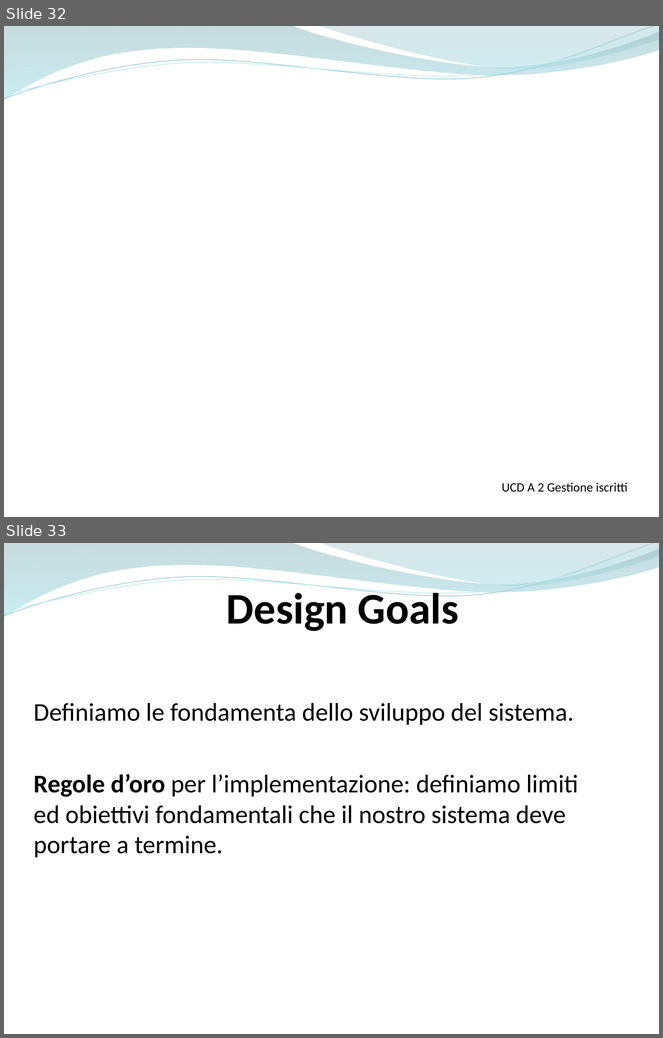
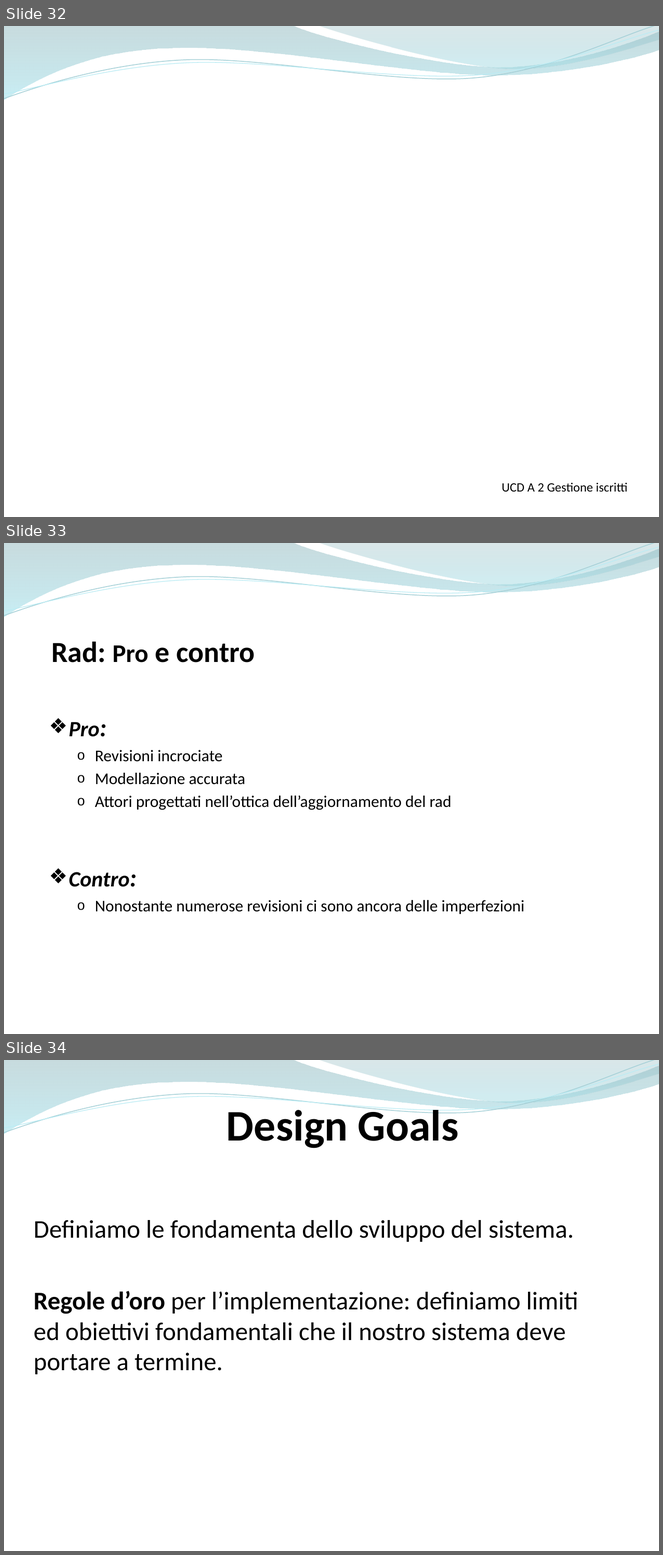
Before and after one commit to ammirate/at-silo, a slide deck: Presentazione/Atsilo1/[BOZZA] Atsilo_A_PresentazioneFinale copia.pptx. Shown one above the other, each under a label of ours: slides 32 and 33 before the commit, slides 32, 33 and 34 after it. The pictures are 663x1038 and 663x1555 pixels, drawn with LibreOffice and Linux fonts; fonts in the diff are those of the drawing; background and template pictures are left out. Boxes give left, top, right and bottom in pixels: in the first picture for what was removed or moved away, otherwise in the second. Text is boxed around its words. In the diff, an @@ line names an element or a change of style, - is before the commit and + after.

```diff
--- a/Presentazione/Atsilo1/[BOZZA] Atsilo_A_PresentazioneFinale copia.pptx
+++ b/Presentazione/Atsilo1/[BOZZA] Atsilo_A_PresentazioneFinale copia.pptx
@@ slide 33 added at <box>4,543,659,1034</box>, background #FFFFFF; not listed: 4 template elements that a slide beside it also shows @@
@@ text added at <box>51,641,255,663</box>, 32 pt, text #000000, bold @@
+Rad: Pro e contro
@@ text added at <box>69,722,525,914</box>, 18 pt, text #000000 @@
+❖ Pro:
+  o Revisioni incrociate
+  o Modellazione accurata
+  o Attori progettati nell’ottica dell’aggiornamento del rad
+❖ Contro:
+  o Nonostante numerose revisioni ci sono ancora delle imperfezioni
@@ what was slide 33 is now slide 34 @@
```
